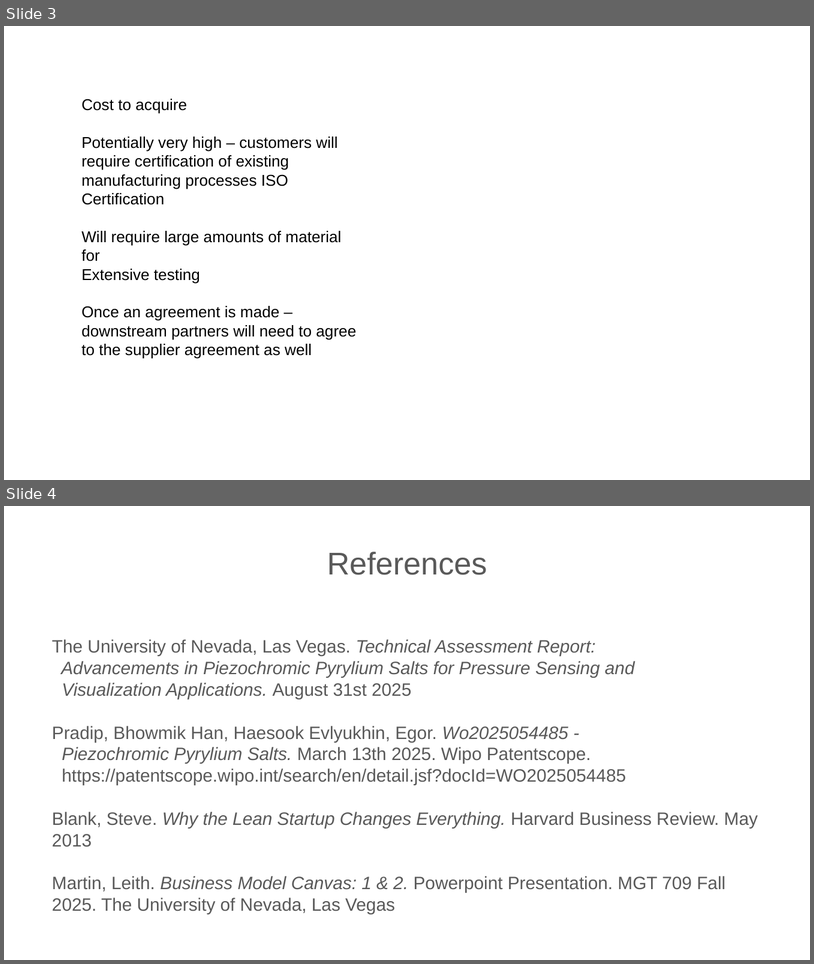
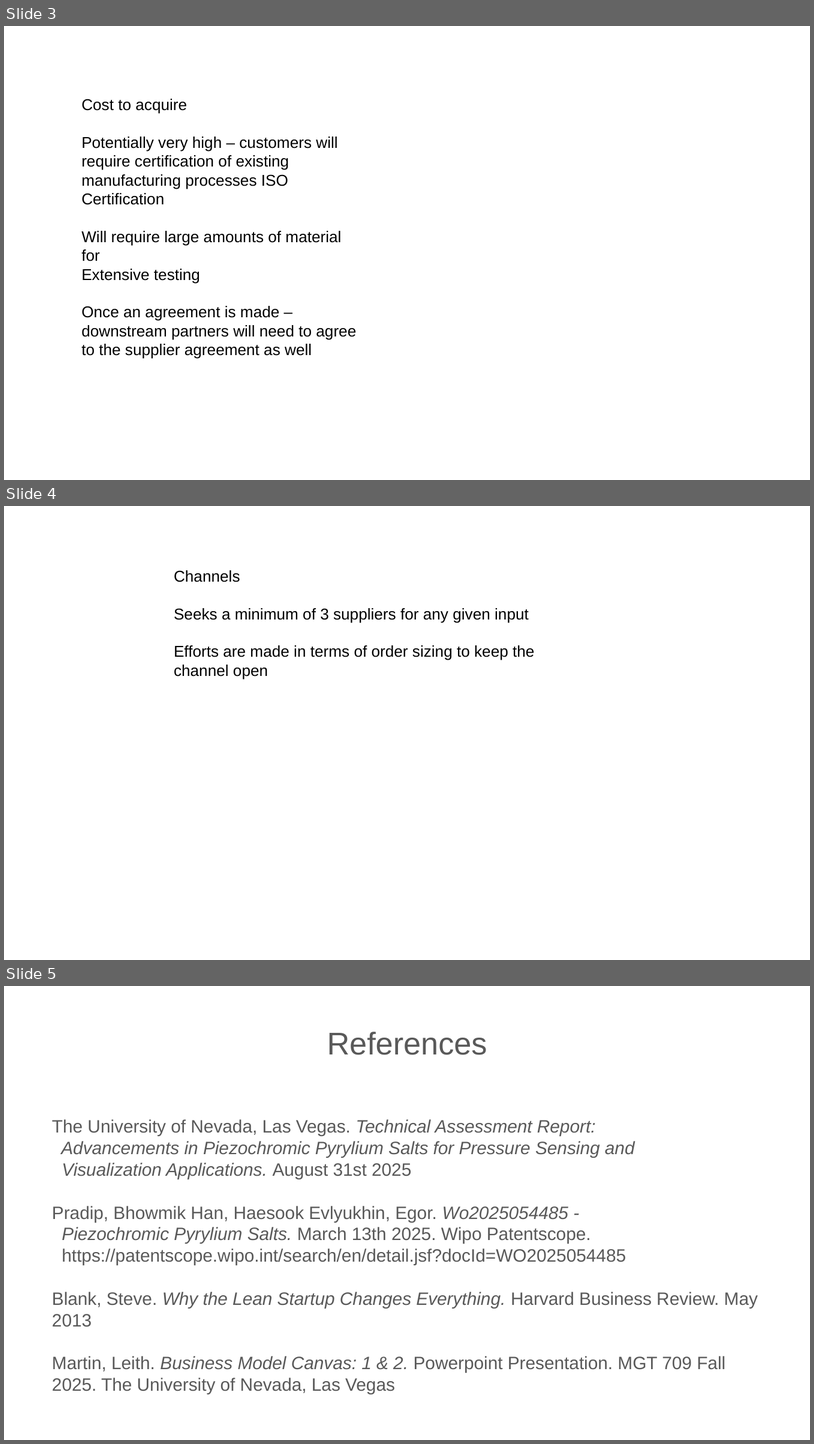
Before and after one commit to kennethlarotyamat/kennethlarotyamat.github.io, a slide deck: Updated - Business Model Canvas, MGT 709 Fall 2025, Kenneth Larot Yamat.pptx. Shown one above the other, each under a label of ours: slides 3 and 4 before the commit, slides 3, 4 and 5 after it. The pictures are 814x964 and 814x1444 pixels, drawn with LibreOffice and Linux fonts; fonts in the diff are those of the drawing. Boxes give left, top, right and bottom in pixels: in the first picture for what was removed or moved away, otherwise in the second. Text is boxed around its words. In the diff, an @@ line names an element or a change of style, - is before the commit and + after.

```diff
--- a/Updated - Business Model Canvas, MGT 709 Fall 2025, Kenneth Larot Yamat.pptx
+++ b/Updated - Business Model Canvas, MGT 709 Fall 2025, Kenneth Larot Yamat.pptx
@@ slide 4 added at bbox=[4, 506, 810, 960], background #FFFFFF @@
@@ text added at bbox=[174, 570, 534, 679], 14 pt, text #000000 @@
+Channels
+Seeks a minimum of 3 suppliers for any given input
+Efforts are made in terms of order sizing to keep the channel open
@@ what was slide 4 is now slide 5 @@
```
